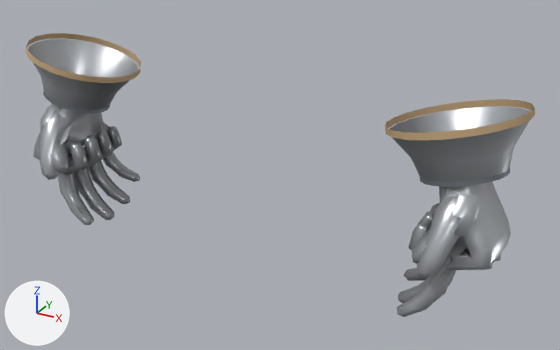
Two versions of the glTF model assets/models/gear/g_ironplate_d.glb, one commit apart.
Camera for both pictures: a camera (50 mm lens) standing at (0.564, -0.922, 1.016) and looking at (0.048, 0.016, 0.547). Arrows for +X, +Y and +Z are at lower left; the lights stay in place. The older version comes first. Where no turn or scale is listed for an object, it has been applied to the vertices.

Script lines for the objects in view, before the commit:
```python
ob_arml_gauntlet = bpy.data.objects.new('ArmL_Gauntlet', me_arml_gauntlet_001)
ob_arml_gauntlet.location = (0.287, 0.022, 0.783)
ob_arml_hand = bpy.data.objects.new('ArmL_Hand', me_arml_hand_003)
ob_arml_hand.location = (0.287, 0.022, 0.783)
ob_arml_handopen = bpy.data.objects.new('ArmL_HandOpen', me_arml_handopen_002)
ob_arml_handopen.location = (0.287, 0.022, 0.783)
ob_armr_gauntlet = bpy.data.objects.new('ArmR_Gauntlet', me_armr_gauntlet_001)
ob_armr_gauntlet.location = (-0.287, 0.022, 0.783)
ob_armr_hand = bpy.data.objects.new('ArmR_Hand', me_armr_hand_003)
ob_armr_hand.location = (-0.287, 0.022, 0.783)
ob_armr_handopen = bpy.data.objects.new('ArmR_HandOpen', me_armr_handopen_002)
ob_armr_handopen.location = (-0.287, 0.022, 0.783)
```
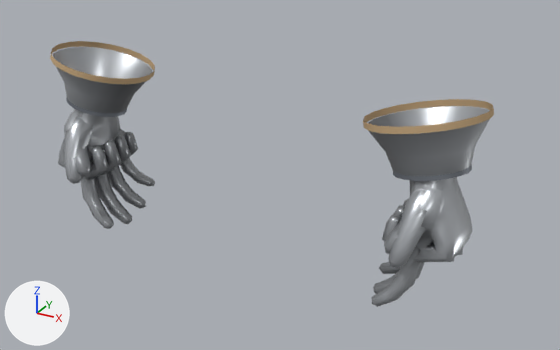
The edits, one by one:
me_arml_gauntlet_001 is used by ob_arml_gauntlet; location (0.287, 0.022, 0.783).
me_arml_gauntlet_001 had 140 vertices, 160 faces and spanned x -0.067..0.116, y -0.101..0.074, z -0.184..-0.072.
me_arml_gauntlet_001 now has 140 vertices, 160 faces and spans x -0.062..0.103, y -0.091..0.066, z -0.182..-0.078.
me_arml_gauntlet_001 part 1: the whole mesh is multiplied about the mesh origin by the matrix ((0.9, 0.0, 0.012), (0.0, 0.896, 0.002), (-0.055, 0.002, 0.995)).
me_arml_hand_003 is used by ob_arml_hand; location (0.287, 0.022, 0.783).
me_arml_hand_003 had 358 vertices, 760 faces and spanned x -0.012..0.108, y -0.115..0.037, z -0.292..-0.154.
me_arml_hand_003 now has 358 vertices, 760 faces and spans x -0.014..0.094, y -0.103..0.033, z -0.292..-0.157.
me_arml_hand_003 part 2: the whole mesh is multiplied about the mesh origin by the matrix ((0.9, 0.0, 0.012), (0.0, 0.896, 0.002), (-0.055, 0.002, 0.995)).
me_arml_handopen_002 is used by ob_arml_handopen; location (0.287, 0.022, 0.783).
me_arml_handopen_002 had 382 vertices, 760 faces and spanned x -0.035..0.073, y -0.126..0.043, z -0.372..-0.157.
me_arml_handopen_002 now has 382 vertices, 760 faces and spans x -0.035..0.064, y -0.113..0.038, z -0.369..-0.16.
me_arml_handopen_002 part 3: the whole mesh is multiplied about the mesh origin by the matrix ((0.9, 0.0, 0.012), (0.0, 0.896, 0.002), (-0.055, 0.002, 0.995)).
me_armr_gauntlet_001 is used by ob_armr_gauntlet; location (-0.287, 0.022, 0.783).
me_armr_gauntlet_001 had 140 vertices, 160 faces and spanned x -0.116..0.067, y -0.101..0.074, z -0.184..-0.072.
me_armr_gauntlet_001 now has 140 vertices, 160 faces and spans x -0.103..0.062, y -0.091..0.066, z -0.182..-0.078.
me_armr_gauntlet_001 part 4: the whole mesh is multiplied about the mesh origin by the matrix ((0.9, 0.0, -0.012), (0.0, 0.896, 0.002), (0.055, 0.002, 0.995)).
me_armr_hand_003 is used by ob_armr_hand; location (-0.287, 0.022, 0.783).
me_armr_hand_003 had 358 vertices, 760 faces and spanned x -0.108..0.012, y -0.115..0.038, z -0.292..-0.154.
me_armr_hand_003 now has 358 vertices, 760 faces and spans x -0.094..0.014, y -0.103..0.033, z -0.292..-0.157.
me_armr_hand_003 part 5: the whole mesh is multiplied about the mesh origin by the matrix ((0.9, 0.0, -0.012), (0.0, 0.896, 0.002), (0.055, 0.002, 0.995)).
me_armr_handopen_002 is used by ob_armr_handopen; location (-0.287, 0.022, 0.783).
me_armr_handopen_002 had 382 vertices, 760 faces and spanned x -0.073..0.035, y -0.126..0.043, z -0.372..-0.156.
me_armr_handopen_002 now has 382 vertices, 760 faces and spans x -0.064..0.036, y -0.113..0.038, z -0.369..-0.159.
me_armr_handopen_002 part 6: the whole mesh is multiplied about the mesh origin by the matrix ((0.9, 0.0, -0.012), (0.0, 0.896, 0.002), (0.055, 0.002, 0.995)).
Object 'ArmL_Gauntlet' (ob_arml_gauntlet) moves from (0.287, 0.022, 0.783) to (0.25, 0.019, 0.781).
Object 'ArmL_Hand' (ob_arml_hand) moves from (0.287, 0.022, 0.783) to (0.25, 0.019, 0.781).
Object 'ArmL_HandOpen' (ob_arml_handopen) moves from (0.287, 0.022, 0.783) to (0.25, 0.019, 0.781).
Object 'ArmR_Gauntlet' (ob_armr_gauntlet) moves from (-0.287, 0.022, 0.783) to (-0.25, 0.019, 0.781).
Object 'ArmR_Hand' (ob_armr_hand) moves from (-0.287, 0.022, 0.783) to (-0.25, 0.019, 0.781).
Object 'ArmR_HandOpen' (ob_armr_handopen) moves from (-0.287, 0.022, 0.783) to (-0.25, 0.019, 0.781).

Changed parts and their boxes (x1, y1, x2, y2) in the pictures (560 x 350 px):
'ArmL_Gauntlet', reshaped, moved (13% narrower, 7% shorter)
    before: (385, 99, 535, 187)
    after: (363, 99, 494, 181)
'ArmL_Hand', reshaped, moved (12% narrower)
    before: (408, 181, 511, 271)
    after: (382, 177, 473, 262)
'ArmR_Gauntlet', reshaped, moved (9% narrower, 6% shorter)
    before: (26, 33, 141, 114)
    after: (50, 41, 155, 117)
'ArmR_HandOpen', reshaped, moved (9% narrower)
    before: (40, 108, 140, 225)
    after: (64, 113, 155, 229)
'ArmL_HandOpen', reshaped, moved (6% narrower)
    before: (397, 186, 461, 317)
    after: (372, 180, 432, 307)
'ArmR_Hand', reshaped, moved (10% narrower)
    before: (33, 104, 122, 175)
    after: (58, 109, 138, 180)
